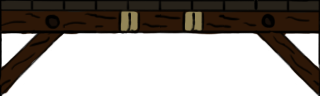
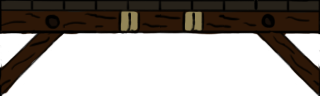
Layered file, before and after one edit (320x96). Changes by layer:
painted on "Trait_croquis" over 0, 33, 320, 69
